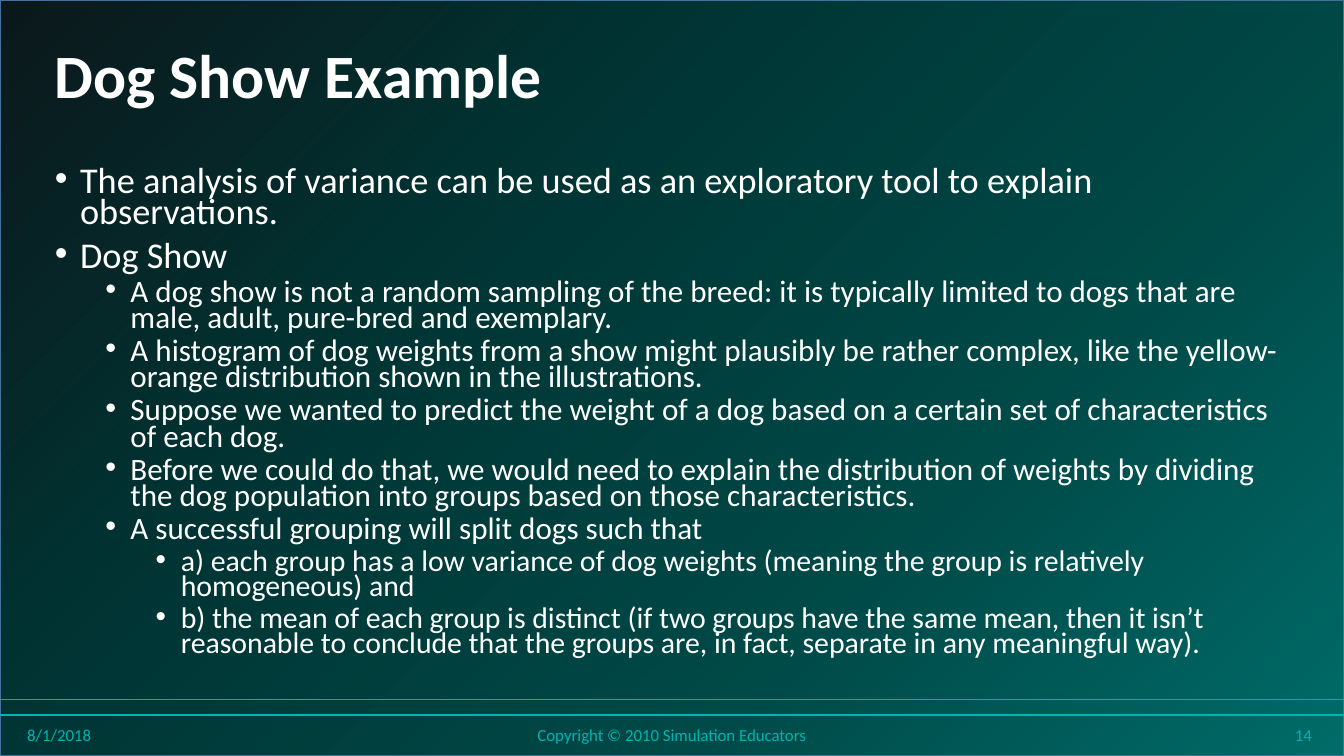
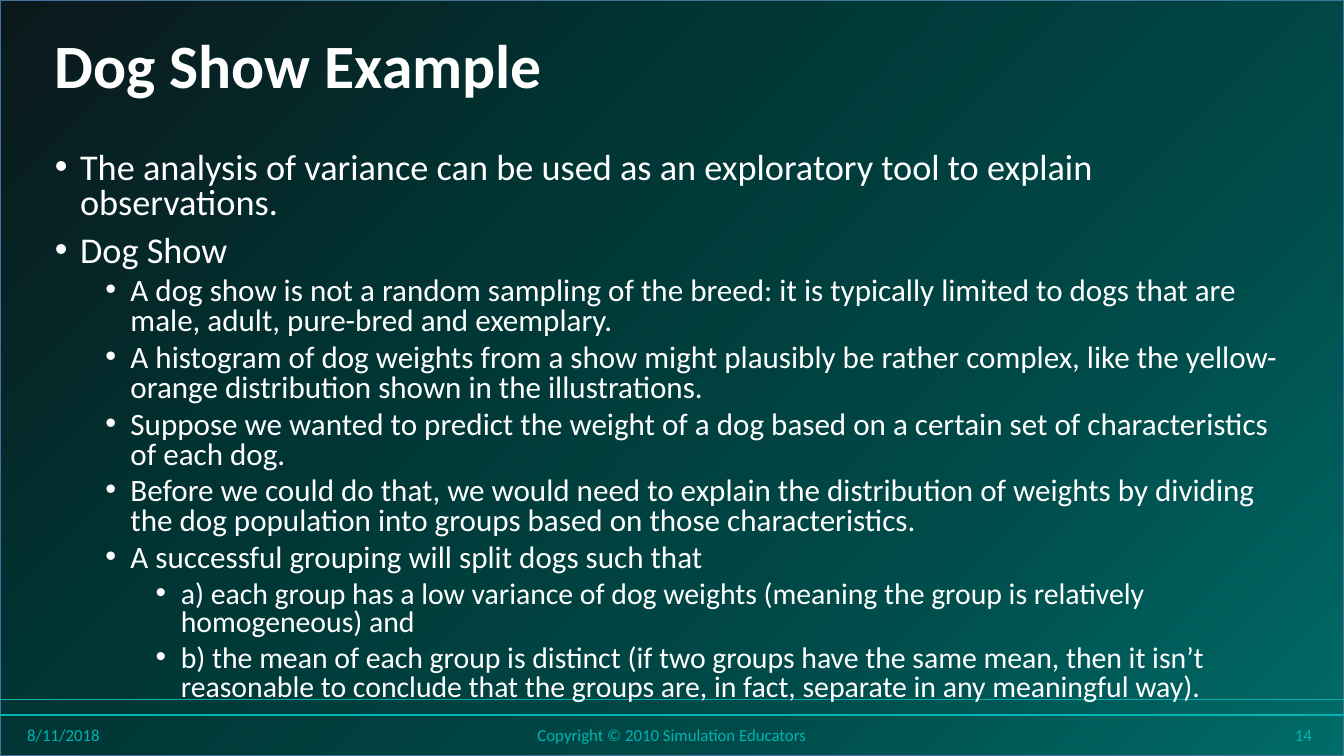
Before and after one commit to stricje1/VIT_University, a slide deck: slide 14 of Data_Analytics_2018/PPT/Lesson 13 - Data Analytics - Description and Variance.pptx. Drawn at 1344x756 pixels with LibreOffice and Linux fonts; fonts in the diff are those of the drawing; background and template pictures are left out. Boxes give left, top, right and bottom in pixels: in the first picture for what was removed or moved away, otherwise in the second. Text is boxed around its words. In the diff, an @@ line names an element or a change of style, - is before the commit and + after.

```diff
--- a/Data_Analytics_2018/PPT/Lesson 13 - Data Analytics - Description and Variance.pptx
+++ b/Data_Analytics_2018/PPT/Lesson 13 - Data Analytics - Description and Variance.pptx
@@ title "Dog Show Example": place and size @@
-title "Dog Show Example" at <box>55,54,542,109</box>
+title "Dog Show Example" at <box>55,44,542,99</box>
@@ text "The analysis of variance can ...": place and size @@
-text "The analysis of variance can ..." at <box>80,167,1277,658</box>
+text "The analysis of variance can ..." at <box>80,154,1277,702</box>
@@ text "The analysis of variance can ..." at <box>80,154,1277,702</box>: line spacing 0.7 to 0.8 @@
@@ text at <box>27,729,99,742</box>: text changed @@
-8/1/2018
+8/11/2018
```
Also in this commit, not shown: 29 other slides changed, 12 other files.
